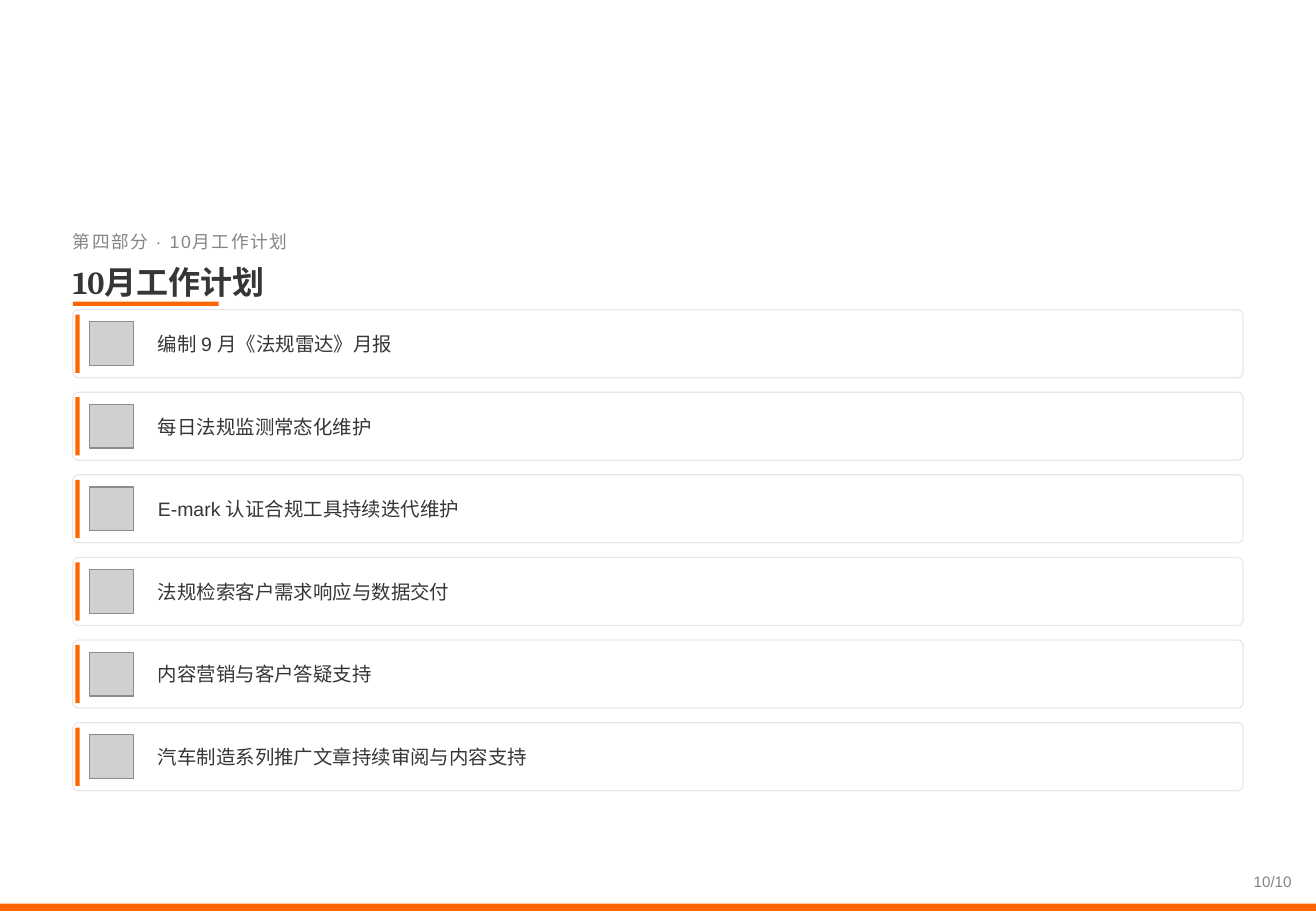
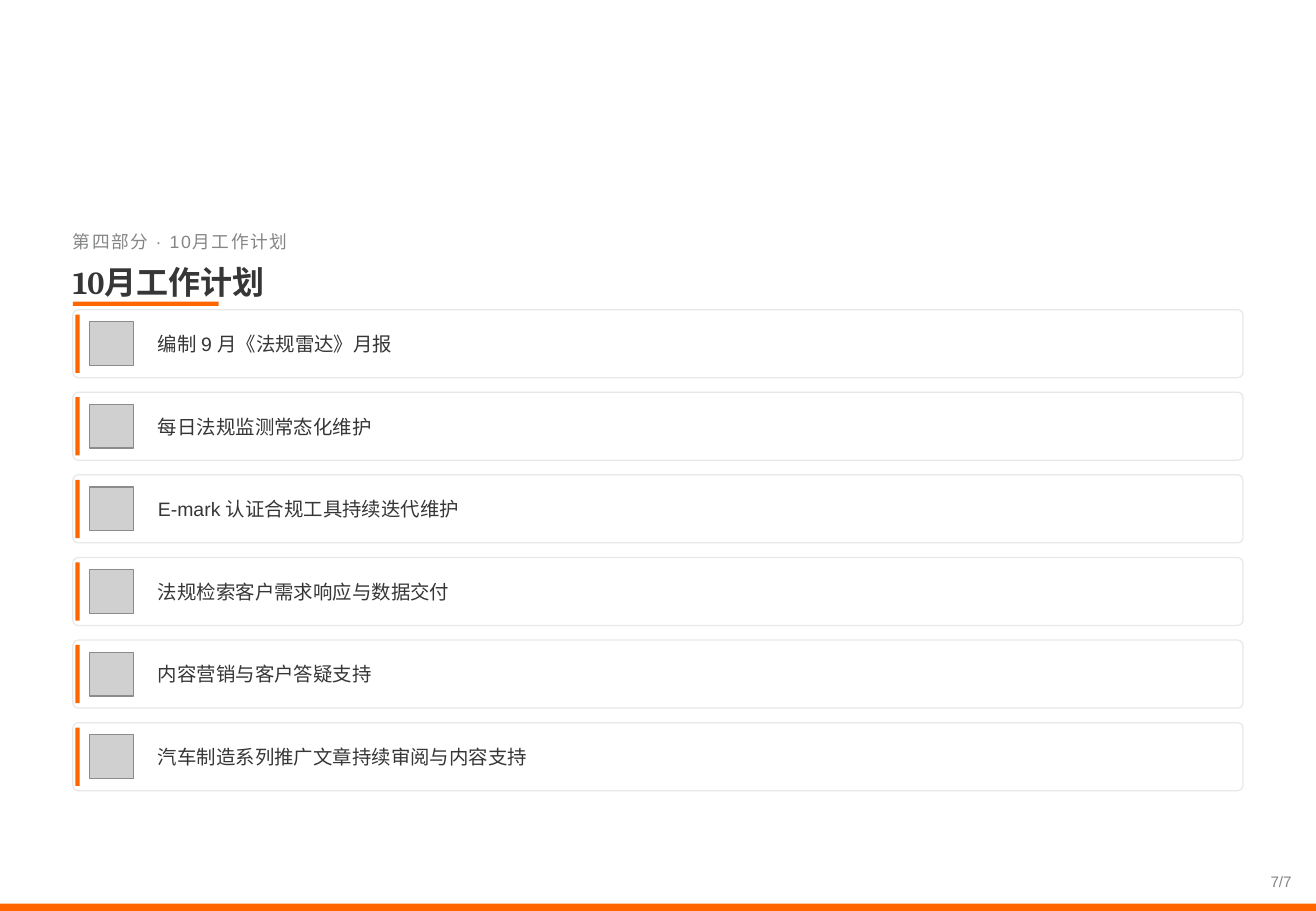
Before and after one commit to zhenghannah1228-boop/Auto-Reg-Monitor, a slide deck: slide 7 of 2026年8-9月工作汇报.pptx (slide 10 before the commit). Drawn at 1316x911 pixels with LibreOffice and Linux fonts; fonts in the diff are those of the drawing; grey boxes stand for pictures; background and template pictures are left out. Boxes give left, top, right and bottom in pixels: in the first picture for what was removed or moved away, otherwise in the second. Text is boxed around its words. In the diff, an @@ line names an element or a change of style, - is before the commit and + after.

```diff
--- a/2026年8-9月工作汇报.pptx
+++ b/2026年8-9月工作汇报.pptx
@@ text at (1271,876,1292,887): text changed @@
-10/10
+7/7
```
Also in this commit, not shown: 5 other slides changed, 1 slide added, 4 slides removed.
